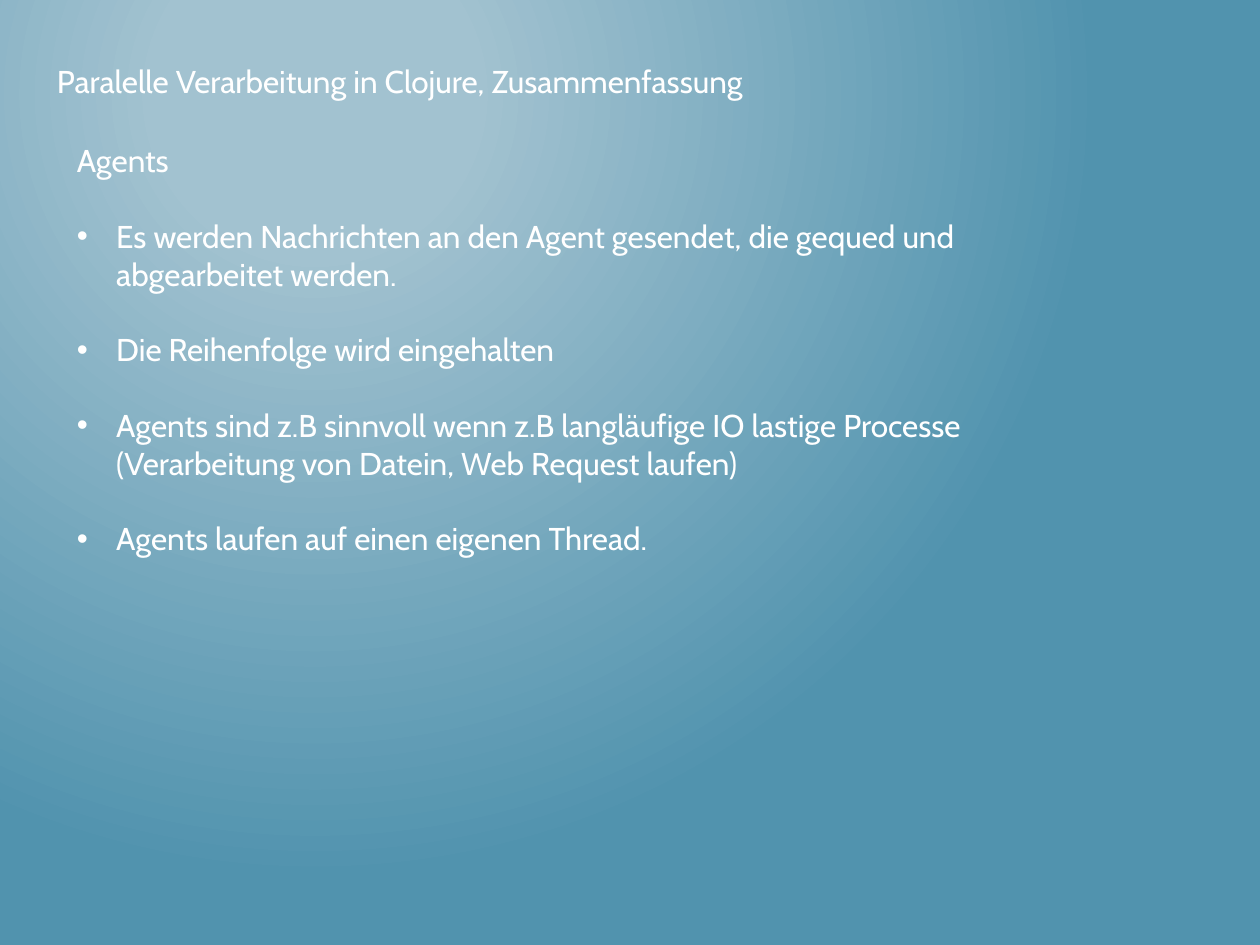
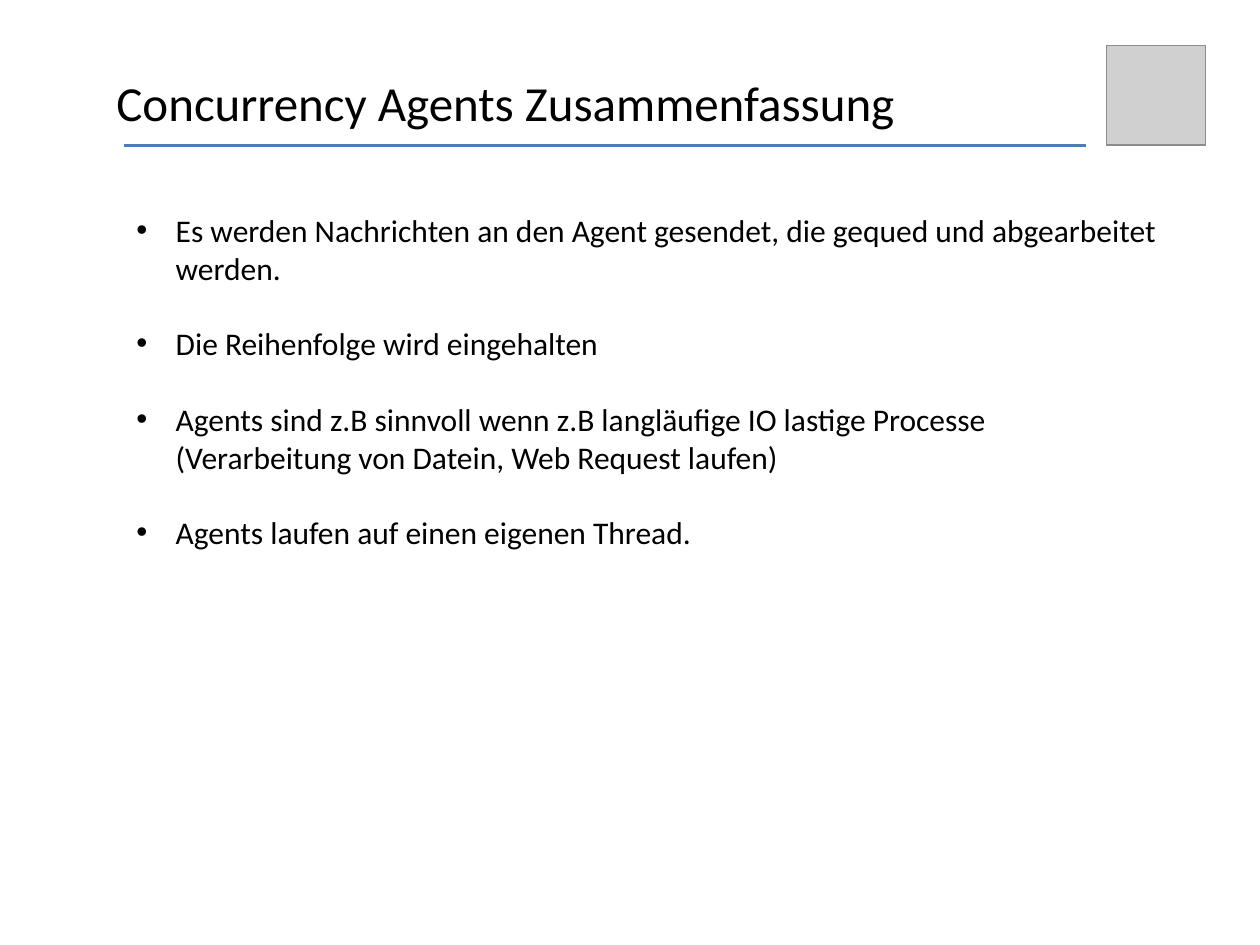
Before and after one commit to thomasschulte/ClojureUsergroupDemo, a slide deck: slide 25 of Clojure Vortrag .NET User Group.pptx (slide 31 before the commit). Drawn at 1260x945 pixels with LibreOffice and Linux fonts; fonts in the diff are those of the drawing; grey boxes stand for pictures. Boxes give left, top, right and bottom in pixels: in the first picture for what was removed or moved away, otherwise in the second. Text is boxed around its words. In the diff, an @@ line names an element or a change of style, - is before the commit and + after.

```diff
--- a/Clojure Vortrag .NET User Group.pptx
+++ b/Clojure Vortrag .NET User Group.pptx
@@ background gradient #A3C3D1 to #5194AF to #FFFFFF @@
@@ picture added at <box>1106,45,1206,145</box> @@
@@ text removed at <box>57,69,743,100</box> @@
-Paralelle Verarbeitung in Clojure, Zusammenfassung
@@ text added at <box>116,87,894,130</box>, 28 pt, text #000000 @@
+Concurrency Agents Zusammenfassung
@@ line added from (123, 145) to (1086, 145), #4B7EBC 1.75 pt @@
@@ text at <box>77,150,169,179</box>: paragraph removed @@
-Agents
@@ text "Es werden Nachrichten an den ...": place and size @@
-text "Es werden Nachrichten an den ..." at <box>77,150,960,557</box>
+text "Es werden Nachrichten an den ..." at <box>176,220,1155,550</box>
@@ text "Es werden Nachrichten an den ..." at <box>176,220,1155,550</box>: font Cabin to Calibri, text colour #FFFFFF to #000000 @@
```
Also in this commit, not shown: 33 other slides changed, 5 slides added, 10 slides removed.
